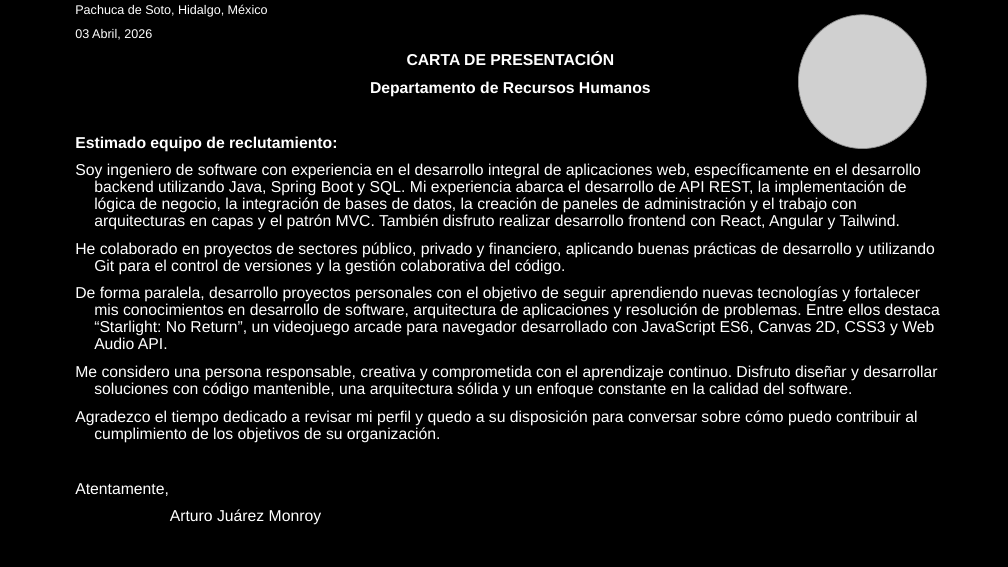
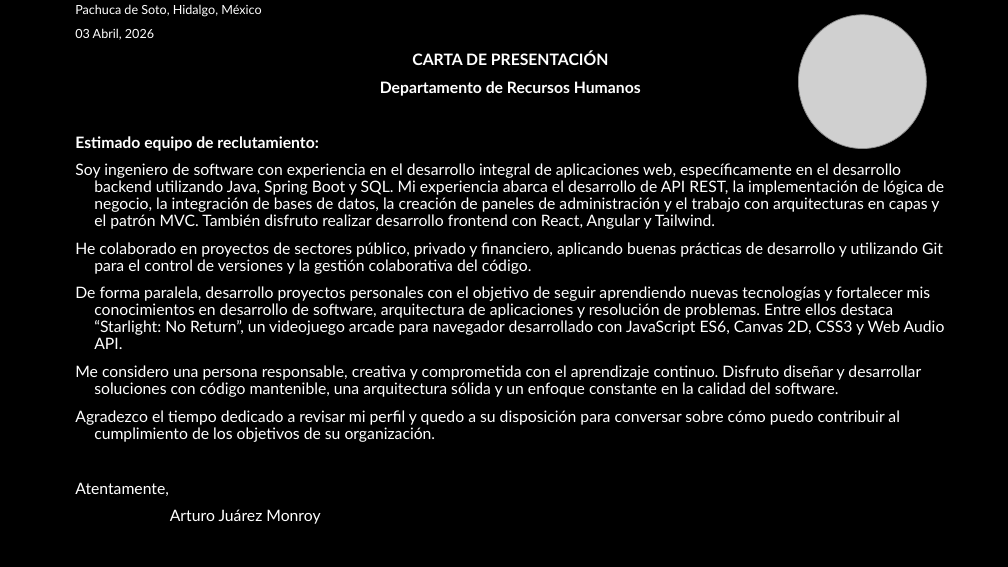
Before and after one commit to ArturoJM0A1/arturojmdev, a slide deck: slide 1 of public/Carta de Presentación.pptx. Drawn at 1008x567 pixels with LibreOffice and Linux fonts; fonts in the diff are those of the drawing; grey boxes stand for pictures; background and template pictures are left out. Boxes give left, top, right and bottom in pixels: in the first picture for what was removed or moved away, otherwise in the second. Text is boxed around its words. In the diff, an @@ line names an element or a change of style, - is before the commit and + after.

```diff
--- a/public/Carta de Presentación.pptx
+++ b/public/Carta de Presentación.pptx
@@ text "Pachuca de Soto, Hidalgo, México" at (75,4,945,524): font Arial to Lato @@
```
Also in this commit, not shown: 3 other files.
